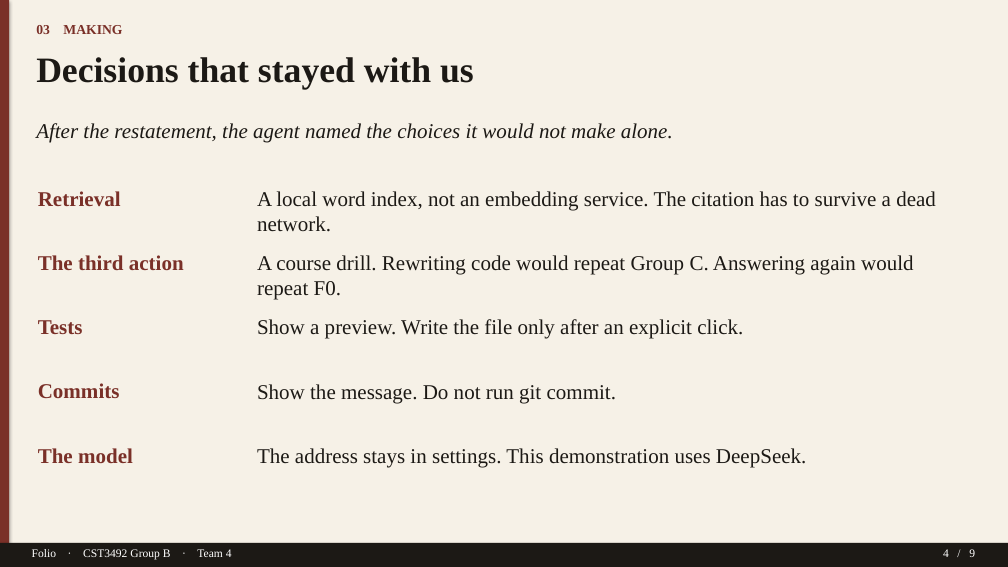
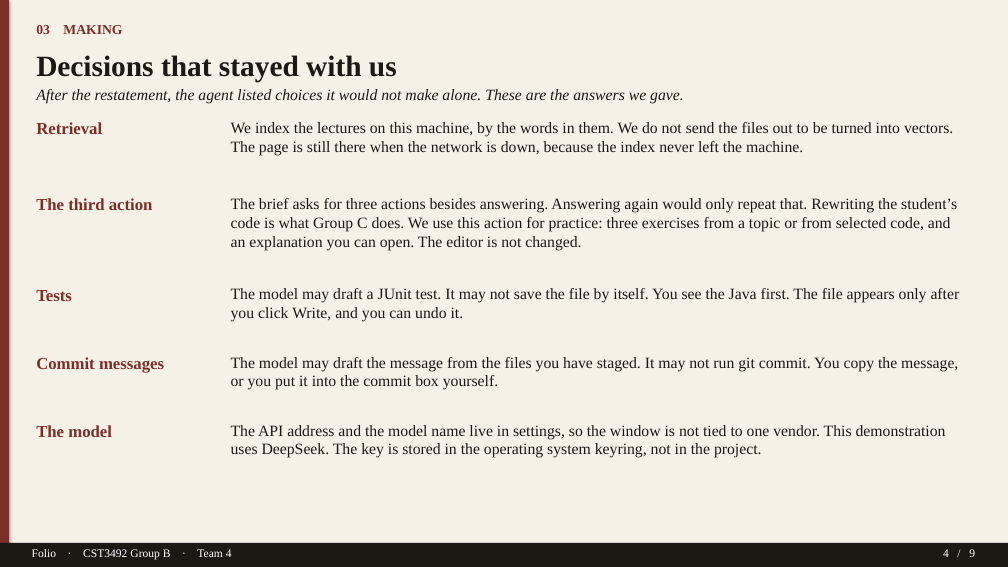
Before and after one commit to TTAWDTT/folio, a slide deck: slide 4 of submission/documents/Folio-GroupB-Team4-Slides.pptx. Drawn at 1008x567 pixels with LibreOffice and Linux fonts; fonts in the diff are those of the drawing. Boxes give left, top, right and bottom in pixels: in the first picture for what was removed or moved away, otherwise in the second. Text is boxed around its words. In the diff, an @@ line names an element or a change of style, - is before the commit and + after.

```diff
--- a/submission/documents/Folio-GroupB-Team4-Slides.pptx
+++ b/submission/documents/Folio-GroupB-Team4-Slides.pptx
@@ text "Decisions that stayed with us" at [36, 55, 397, 82]: size 34 to 28 pt @@
@@ text at [36, 89, 684, 103]: text changed; size 20 to 15 pt @@
-After the restatement, the agent named the choices it would not make alone.
+After the restatement, the agent listed choices it would not make alone. These are the answers we gave.
@@ size 20 to 16 pt in 4 elements at [36, 425, 112, 437], [36, 290, 72, 301], [36, 198, 153, 210], [36, 122, 102, 134] @@
@@ text "Retrieval": place and size @@
-text "Retrieval" at [38, 191, 121, 206]
+text "Retrieval" at [36, 122, 102, 134]
@@ text at [231, 122, 953, 156]: text changed; size 20 to 15 pt @@
-A local word index, not an embedding service. The citation has to survive a dead network.
+We index the lectures on this machine, by the words in them. We do not send the files out to be turned into vectors. The page is still there when the network is down, because the index never left the machine.
@@ text "The third action": place and size @@
-text "The third action" at [38, 255, 184, 270]
+text "The third action" at [36, 198, 153, 210]
@@ text at [231, 198, 957, 250]: text changed; size 20 to 15 pt @@
-A course drill. Rewriting code would repeat Group C. Answering again would repeat F0.
+The brief asks for three actions besides answering. Answering again would only repeat that. Rewriting the student’s code is what Group C does. We use this action for practice: three exercises from a topic or from selected code, and an explanation you can open. The editor is not changed.
@@ text "Tests": place and size @@
-text "Tests" at [38, 320, 83, 334]
+text "Tests" at [36, 290, 72, 301]
@@ text at [231, 288, 960, 322]: text changed; size 20 to 15 pt @@
-Show a preview. Write the file only after an explicit click.
+The model may draft a JUnit test. It may not save the file by itself. You see the Java first. The file appears only after you click Write, and you can undo it.
@@ text at [36, 357, 164, 373]: text changed; size 20 to 16 pt @@
-Commits
+Commit messages
@@ text at [231, 357, 958, 390]: text changed; size 20 to 15 pt @@
-Show the message. Do not run git commit.
+The model may draft the message from the files you have staged. It may not run git commit. You copy the message, or you put it into the commit box yourself.
@@ text "The model": place and size @@
-text "The model" at [38, 448, 133, 463]
+text "The model" at [36, 425, 112, 437]
@@ text at [231, 425, 946, 458]: text changed; size 20 to 15 pt @@
-The address stays in settings. This demonstration uses DeepSeek.
+The API address and the model name live in settings, so the window is not tied to one vendor. This demonstration uses DeepSeek. The key is stored in the operating system keyring, not in the project.
```
Also in this commit, not shown: 3 other slides changed, 2 other files.
